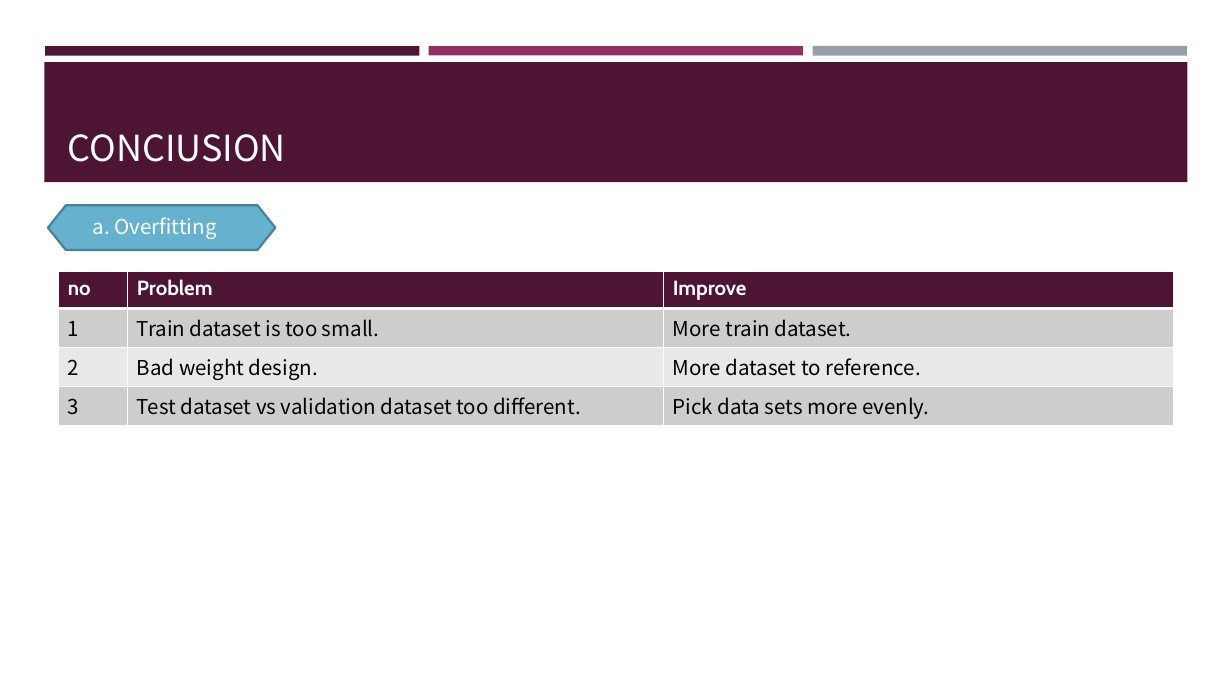
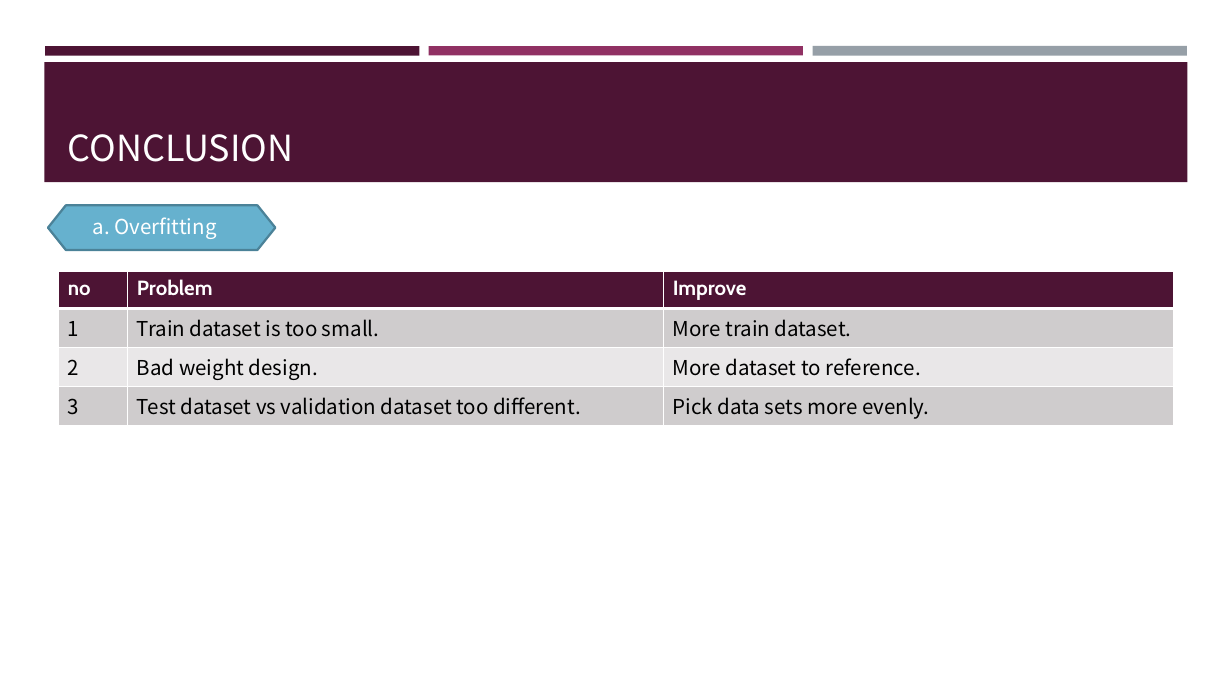
Before and after one commit to frankye1000/NYCU-DigitalMedicine, a slide deck: slide 17 of Case_Presentation_1/ppt/case1.pptx. Drawn at 1232x693 pixels with LibreOffice and Linux fonts; fonts in the diff are those of the drawing. Boxes give left, top, right and bottom in pixels: in the first picture for what was removed or moved away, otherwise in the second. Text is boxed around its words. In the diff, an @@ line names an element or a change of style, - is before the commit and + after.

```diff
--- a/Case_Presentation_1/ppt/case1.pptx
+++ b/Case_Presentation_1/ppt/case1.pptx
@@ title at (68, 134, 294, 162): text changed @@
-CONCIUSION
+CONCLUSION
```
Also in this commit, not shown: 2 other slides changed, 4 other files.
